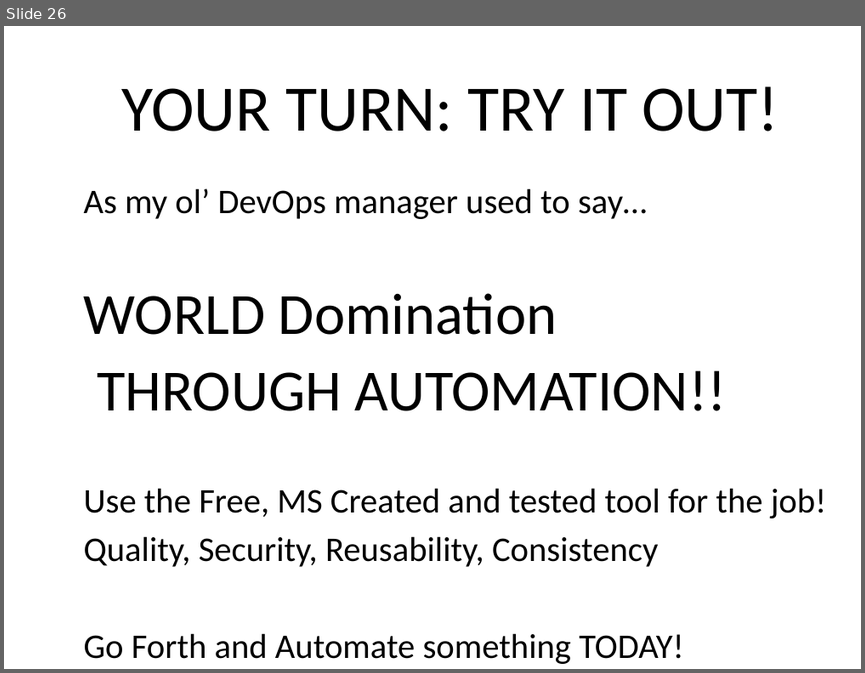
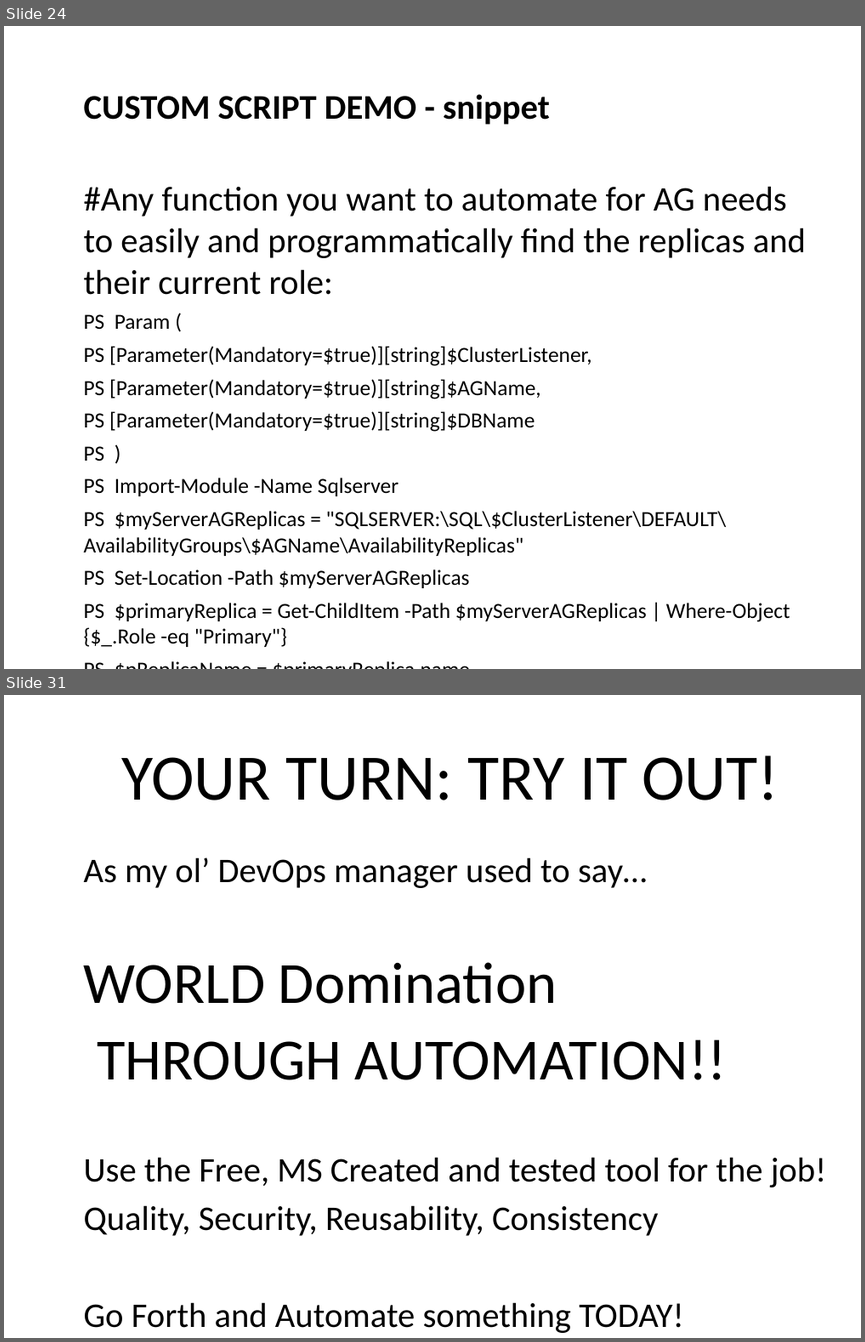
Before and after one commit to GoddessOfTheDatabase/SSPowershell, a slide deck: Presentation2-wTemplate.odp. Shown one above the other, each under a label of ours: slide 26 before the commit, slides 24 and 31 after it; the slides between them are not shown. The pictures are 865x673 and 865x1342 pixels, drawn with LibreOffice and Linux fonts; fonts in the diff are those of the drawing; background and template pictures are left out. Boxes give left, top, right and bottom in pixels: in the first picture for what was removed or moved away, otherwise in the second. Text is boxed around its words. In the diff, an @@ line names an element or a change of style, - is before the commit and + after.

```diff
--- a/Presentation2-wTemplate.odp
+++ b/Presentation2-wTemplate.odp
@@ slide 24 added at [4,26,861,669], background picture (left out) @@
@@ title added at [84,94,550,125], 32 pt, text #000000, bold @@
+CUSTOM SCRIPT DEMO - snippet
@@ text added at [84,186,806,646], 20 pt, text #000000 @@
+#Any function you want to automate for AG needs to easily and programmatically find the replicas and their current role:
+PS Param (
+PS [Parameter(Mandatory=$true)][string]$ClusterListener,
+PS [Parameter(Mandatory=$true)][string]$AGName,
+PS [Parameter(Mandatory=$true)][string]$DBName
+PS )
+PS Import-Module -Name Sqlserver
+PS $myServerAGReplicas = "SQLSERVER:\SQL\$ClusterListener\DEFAULT\ AvailabilityGroups\$AGName\AvailabilityReplicas"
+PS Set-Location -Path $myServerAGReplicas
+PS $primaryReplica = Get-ChildItem -Path $myServerAGReplicas | Where-Object {$_.Role -eq "Primary"}
+PS $pReplicaName = $primaryReplica.name
+PS Write-Host -InputObject $pReplicaName
@@ what was slide 26 is now slide 31 @@
```
Also in this commit, not shown: 2 slides changed, 4 other slides added.
